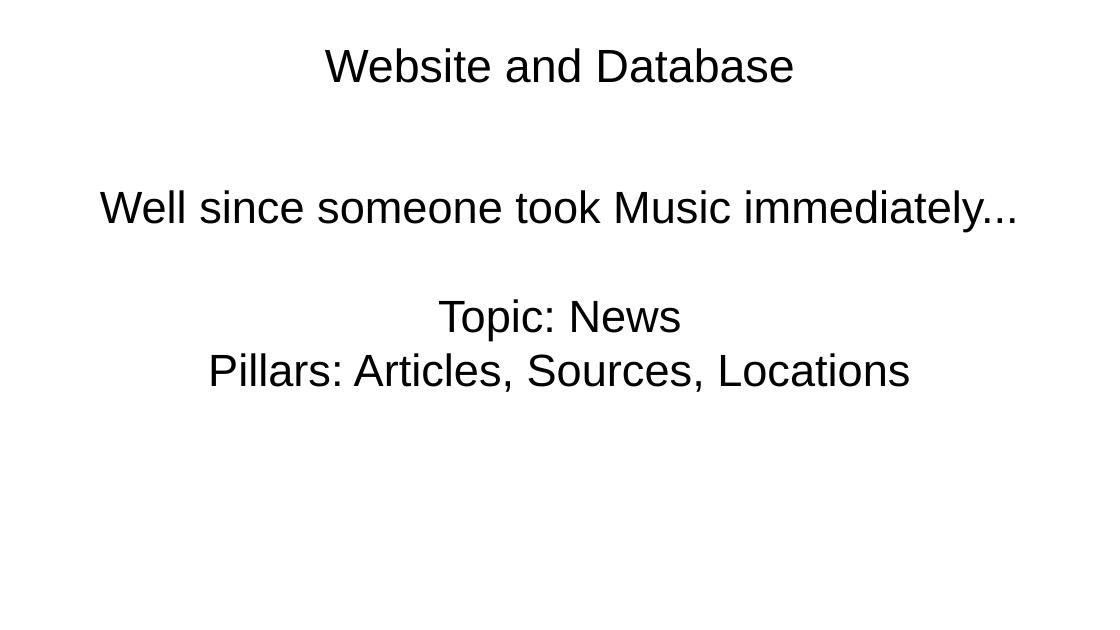
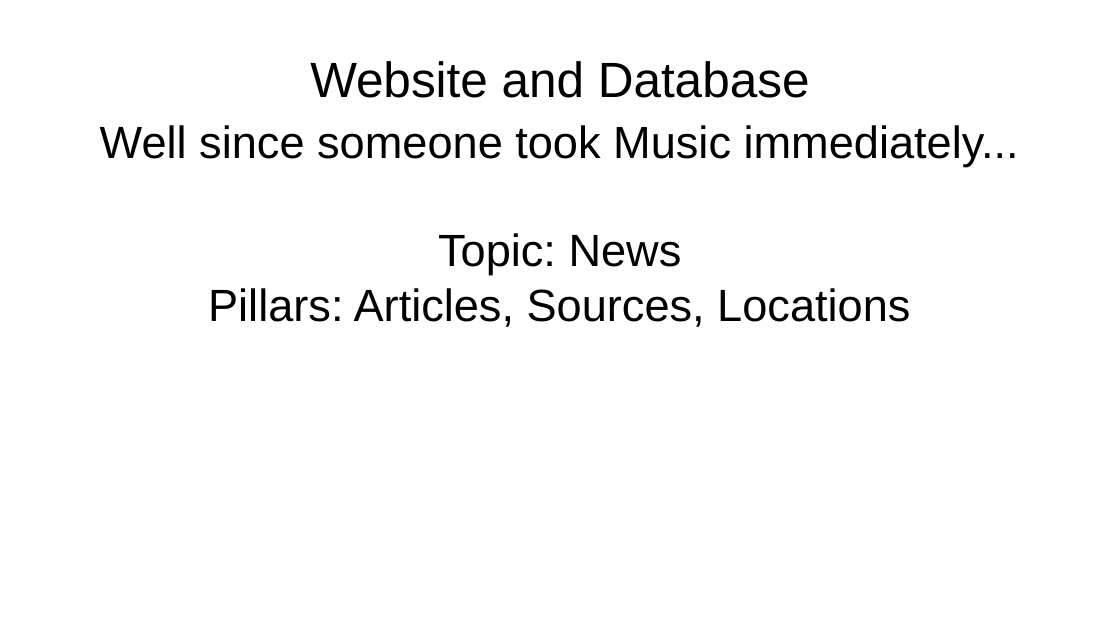
Before and after one commit to swilery/cs373-idb, a slide deck: slide 4 of SWE presentation.odp. Drawn at 1120x630 pixels with LibreOffice and Linux fonts; fonts in the diff are those of the drawing; background and template pictures are left out. Boxes give left, top, right and bottom in pixels: in the first picture for what was removed or moved away, otherwise in the second. Text is boxed around its words. In the diff, an @@ line names an element or a change of style, - is before the commit and + after.

Commit message:
Swe presentation

```diff
--- a/SWE presentation.odp
+++ b/SWE presentation.odp
@@ title "Website and Database": place and size @@
-title "Website and Database" at <box>325,48,794,83</box>
+title "Website and Database" at <box>310,61,810,98</box>
@@ title "Website and Database" at <box>310,61,810,98</box>: size 33 to 35.1 pt @@
@@ subtitle "Well since someone took Music ...": place and size @@
-subtitle "Well since someone took Music ..." at <box>100,190,1019,392</box>
+subtitle "Well since someone took Music ..." at <box>100,125,1019,327</box>
```
Also in this commit, not shown: 3 other slides changed, 7 slides added, 5 slides removed, 1 other file.
